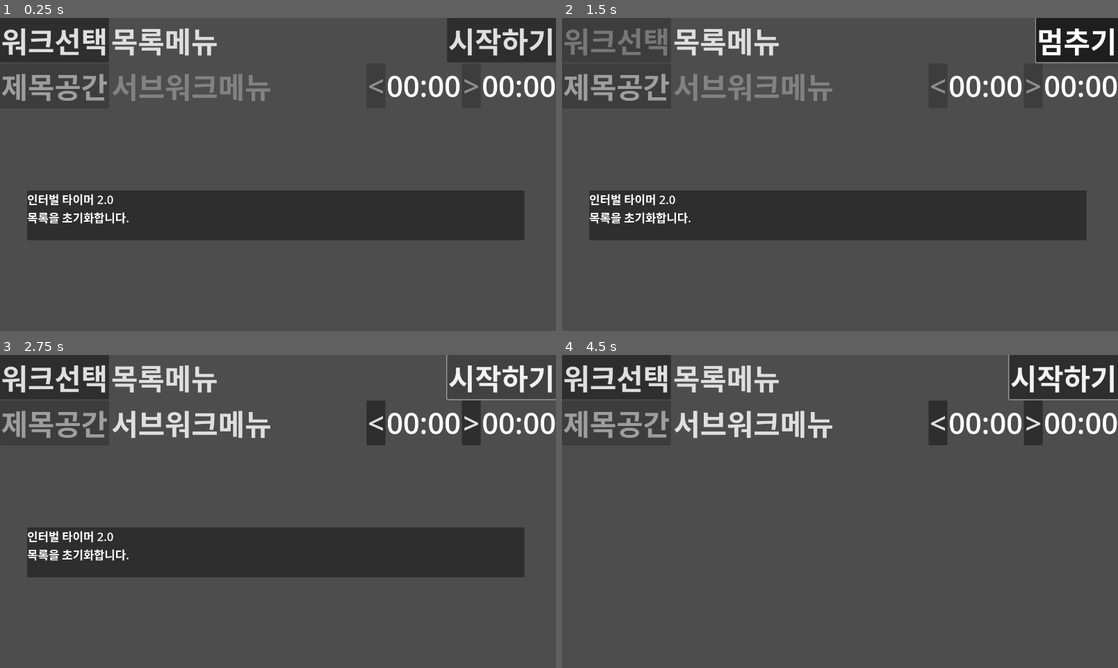
Above: before the commit, frames 1-4 (two rows, left to right).
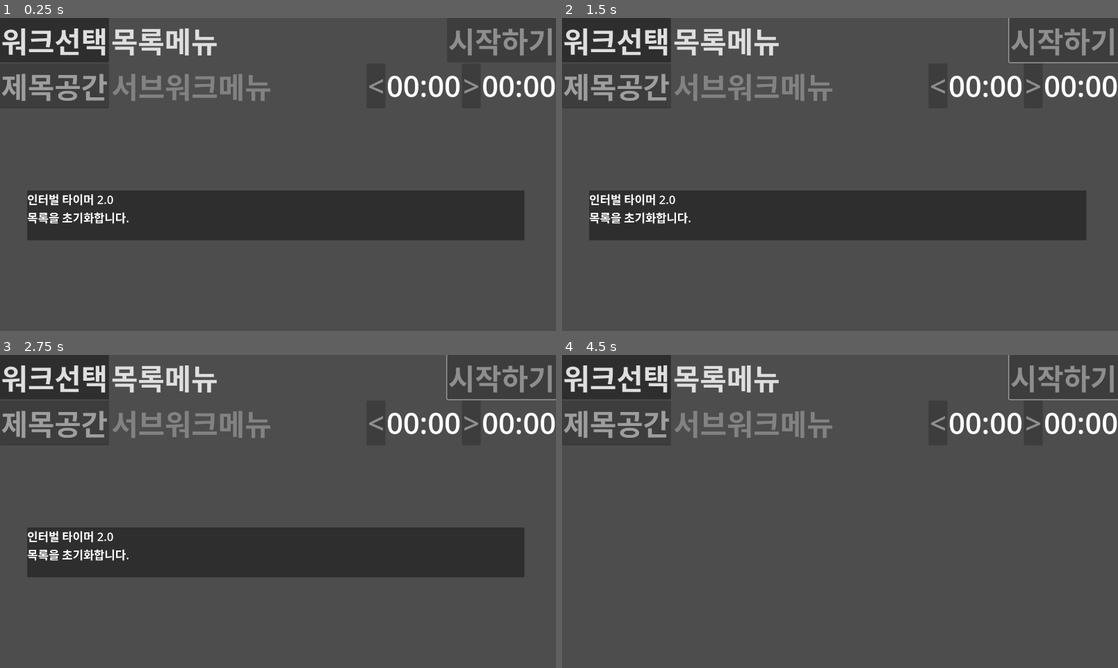
Above: after the commit, the same moments.

Repository: kasworld/maranic
Game: Godot game, scene res://main.tscn
Two runs of this game, one before a commit and one after it. Both use one fixed random seed, a clock stepped at 60 frames per second and the inputs below.
Inputs (mouse positions are in pixels of both pictures, inside the frame that each line leads up to):
- Up to frame 1 (0.25 s): no input
- Up to frame 2 (1.5 s): click "워크선택" at 0.5 s; click (1062, 39) at 1.25 s, where only the run before the commit has a clickable "시작하기"
- Up to frame 3 (2.75 s): click (517, 376) at 2 s, where only the run before the commit has a clickable "멈추기"
- Up to frame 4 (4.5 s): click (1062, 376) at 2.75 s, where only the run before the commit has a clickable "시작하기"; click "목록메뉴" at 3.5 s; click (751, 423) at 4.25 s, where only the run before the commit has a clickable "서브워크메뉴"

The runs differ from the first frame. In frame 1, 0.6% of the frame differs, in the area x 80-100%, y 3-12%; in frame 2, 2.9%, in the area x 0-100%, y 0-15%; in frame 3, 1.7%; in frame 4, 1.7%.
Error before the commit: Invalid access to property or key 'second' on a base object of type 'Nil'. (res://subwork_node.gd:32)

Commit message:
disable startbutton on empty work

Diff:
--- a/main.gd
+++ b/main.gd
@@ -120,6 +120,7 @@
 	reset_time()
 	update_time_labels()
 	CmdMenuButton.get_popup().set_item_disabled(4,false)
+	StartButton.disabled = false
 
 func clear_subwork_nodes()->void:
 	# clear
@@ -134,6 +135,7 @@
 	FirstSubWorkNode.disable_buttons(true)
 	FirstSubWorkNode.reset()
 	CmdMenuButton.get_popup().set_item_disabled(4,true)
+	StartButton.disabled = true
 
 func make_subwork_nodes(wk :WorkList.Work)->void:
 	FirstSubWorkNode.disable_buttons(false)
@@ -205,10 +207,10 @@
 	for o in subwork_nodes:
 		o.reset_time()
 
-func disable_buttons(disable :bool)->void:
-	WorkListMenuButton.disabled =disable
+func disable_buttons(b :bool)->void:
+	WorkListMenuButton.disabled = b
 	for o in subwork_nodes:
-		o.disable_buttons(disable)
+		o.disable_buttons(b)
 
 # raw data #########################################################################################
 
--- a/subwork_node.gd
+++ b/subwork_node.gd
@@ -7,7 +7,7 @@
 var subwork_index :int
 var remainSec = 0
 
-func set_subwork(i :int,  sw :WorkList.SubWork)->void:
+func set_subwork(i :int, sw :WorkList.SubWork)->void:
 	subwork_index = i
 	subwork = sw
 	$NameEdit.text = subwork.name
@@ -23,10 +23,10 @@
 	$SecLabel.text = subwork.second2text(subwork.second)
 	$SecRemainLabel.text = subwork.second2text(remainSec)
 
-func disable_buttons(disable :bool)->void:
-	$MenuButton.disabled = disable
-	$SecDecButton.disabled = disable
-	$SecIncButton.disabled = disable
+func disable_buttons(b :bool)->void:
+	$MenuButton.disabled = b
+	$SecDecButton.disabled = b
+	$SecIncButton.disabled = b
 
 func reset_time()->void:
 	remainSec = subwork.second
